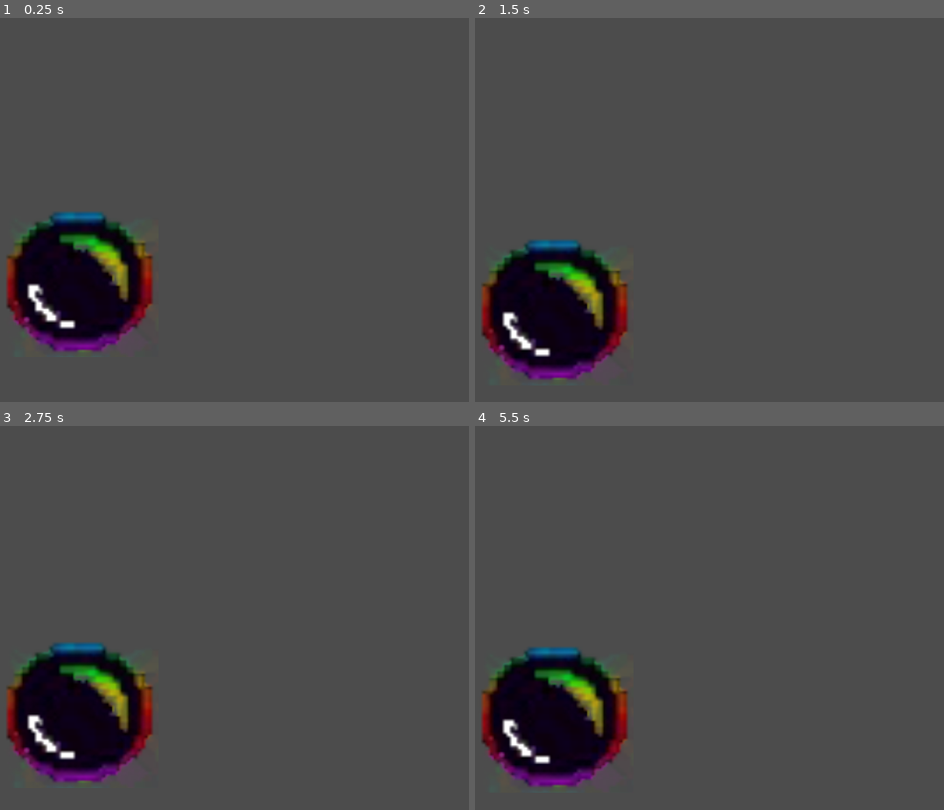
Above: before the commit, frames 1-4 (two rows, left to right).
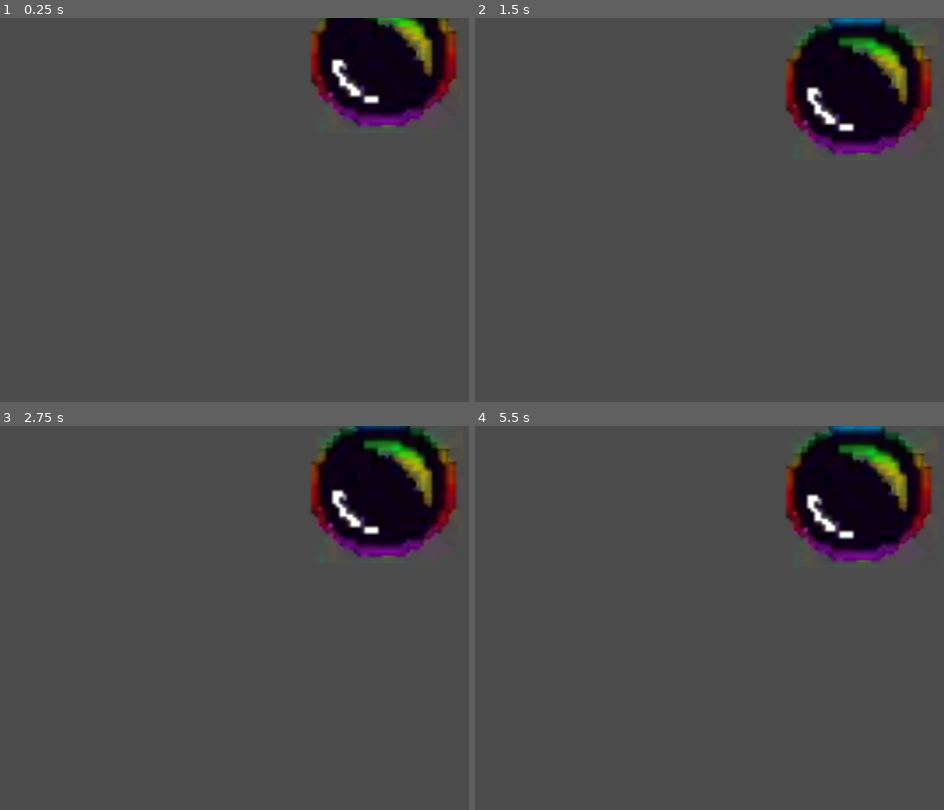
Above: after the commit, the same moments.

Repository: zrock-dev/la_fosa
Game: Godot game, scene res://src/fish/chemicals/bubble.tscn
Same seed, same stepped clock (60 frames per second), same inputs: the game is played once before the commit and once after it. This scene is started directly instead of the project's main scene.
Inputs (mouse positions are in pixels of both pictures, inside the frame that each line leads up to):
- Up to frame 1 (0.25 s): no input
- Up to frame 2 (1.5 s): move the mouse to (878, 217) at 0.52 s; hold Up (move_up) 0.53-1.25 s; hold Right (move_rigth) 0.53-1.25 s; click (878, 217) at 0.67 s; drag from (554, 263) to (671, 329) at 1.27 s
- Up to frame 3 (2.75 s): move the mouse to (309, 552) at 2.02 s; hold Left (move_left) from 2.03 s (still down); hold Right (move_rigth) from 2.03 s (still down)
- Up to frame 4 (5.5 s): release Left (move_left) at 2.75 s; release Right (move_rigth) at 2.75 s; drag from (671, 737) to (479, 583) at 2.77 s; move the mouse to (939, 717) at 3.52 s; hold Up (move_up) 3.53-4.25 s; hold Right (move_rigth) 3.53-4.25 s; drag from (479, 583) to (554, 690) at 4.27 s; move the mouse to (747, 648) at 5.02 s; hold Up (move_up) from 5.03 s (still down); hold Right (move_rigth) from 5.03 s (still down); click (747, 648) at 5.17 s

The runs differ from the first frame. In frame 1, 17% of the frame differs, in the area x 1-98%, y 0-88%; in frame 2, 18%, in the area x 1-98%, y 0-95%; in frame 3, 18%; in frame 4, 18%.

Commit message:
Added random textures support for the bubbles.
- Created preloaded variables for the different textures, so they're chosed randomly.
- Modified _ready() to choose a random texture from an array.

Diff:
--- a/src/fish/chemicals/bubble.tscn
+++ b/src/fish/chemicals/bubble.tscn
@@ -1,6 +1,6 @@
 [gd_scene load_steps=4 format=2]
 
-[ext_resource path="res://assets/fish/chemicals/bubbles.png" type="Texture" id=1]
+[ext_resource path="res://assets/fish/chemicals/clorox.png" type="Texture" id=1]
 [ext_resource path="res://src/fish/chemicals/bubbles.gd" type="Script" id=2]
 
 [sub_resource type="CircleShape2D" id=1]
--- a/src/fish/chemicals/bubbles.gd
+++ b/src/fish/chemicals/bubbles.gd
@@ -1,11 +1,17 @@
 extends Area2D
+
+# Textures
+var clorox = preload("res://assets/fish/chemicals/clorox.png")
+var oil = preload("res://assets/fish/chemicals/oil.png")
+var garbage_liquid = preload("res://assets/fish/chemicals/garbage_liquid.png")
+var garbage_bubbles = preload("res://assets/fish/chemicals/garbage_bubbles.png")
 
 onready var original_pos = position
 onready var target
 
-var DEFAULT_HIT_WAIT_TIME = 120
-var NORMAL_HIT = 10
-var EXPLOSION_HIT = 100
+const DEFAULT_HIT_WAIT_TIME = 120
+const NORMAL_HIT = 10
+const EXPLOSION_HIT = 100
 
 var vertical_movement = true
 var can_move = true
@@ -16,6 +22,8 @@
 var timeout_count = 0
 
 func _ready():
+	var textures = [clorox, oil, garbage_liquid, garbage_bubbles]
+	$Sprite.texture = textures[randi()%3]
 	position = Vector2(rand_range(10, 990), rand_range(10, 590))
 
 func _process(_delta):
Renamed: assets/fish/chemicals/bubbles.png -> assets/fish/chemicals/clorox.png
Binary file added: assets/fish/chemicals/garbage_bubbles.png
Binary file added: assets/fish/chemicals/garbage_liquid.png
Binary file added: assets/fish/chemicals/oil.png
